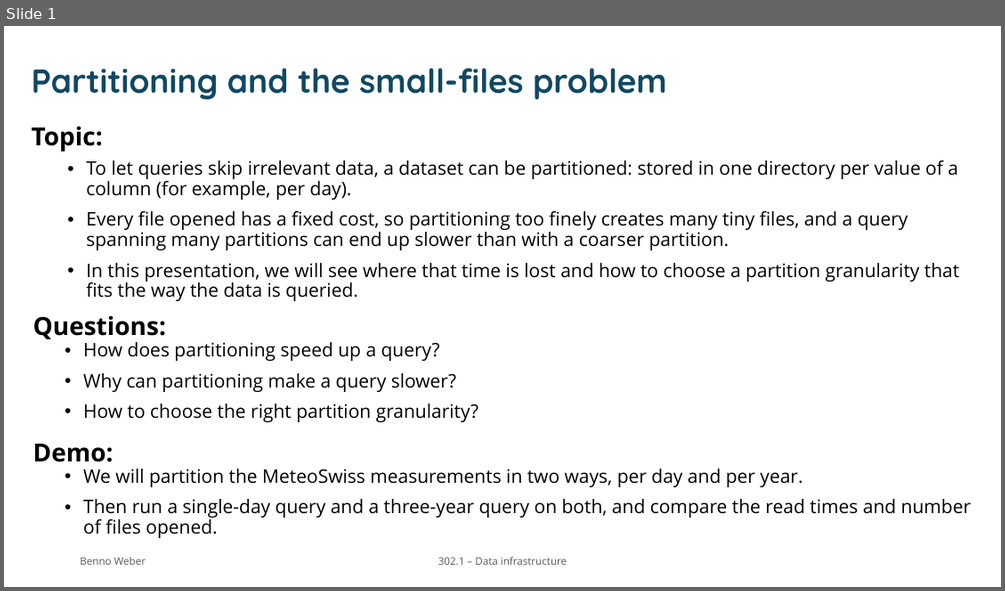
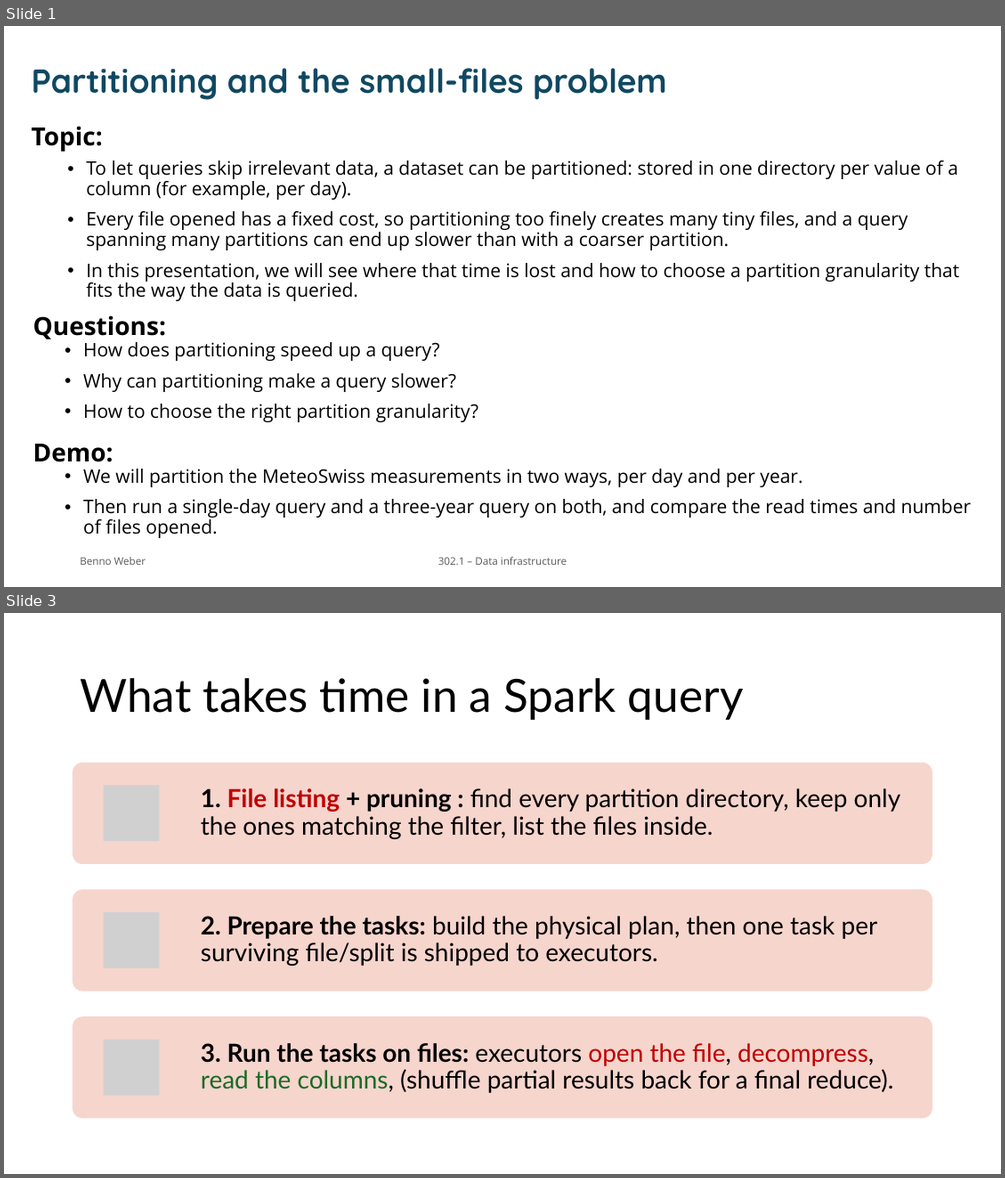
Before and after one commit to Neb5384/partitioning, a slide deck: presentation.pptx. Shown one above the other, each under a label of ours: slide 1 before the commit, slides 1 and 3 after it; the slides between them are not shown. The pictures are 1005x591 and 1005x1178 pixels, drawn with LibreOffice and Linux fonts; fonts in the diff are those of the drawing; grey boxes stand for pictures; background and template pictures are left out. Boxes give left, top, right and bottom in pixels: in the first picture for what was removed or moved away, otherwise in the second. Text is boxed around its words. In the diff, an @@ line names an element or a change of style, - is before the commit and + after.

```diff
--- a/presentation.pptx
+++ b/presentation.pptx
@@ slide 3 added at <box>4,613,1001,1174</box>, background #FFFFFF @@
@@ title added at <box>80,678,744,720</box>, 44 pt, text #000000 @@
+What takes time in a Spark query
@@ group added at <box>73,763,933,1119</box>: 3 rounded rectangles, 3 pictures, 3 texts @@
+1. File listing + pruning : find every partition directory, keep only the ones matching the filter, list the files inside.
+2. Prepare the tasks: build the physical plan, then one task per surviving file/split is shipped to executors.
+3. Run the tasks on files: executors open the file, decompress, read the columns, (shuffle partial results back for a final reduce).
```
Also in this commit, not shown: 1 slide changed, 5 other slides added, 1 slide removed, 1 other file.
